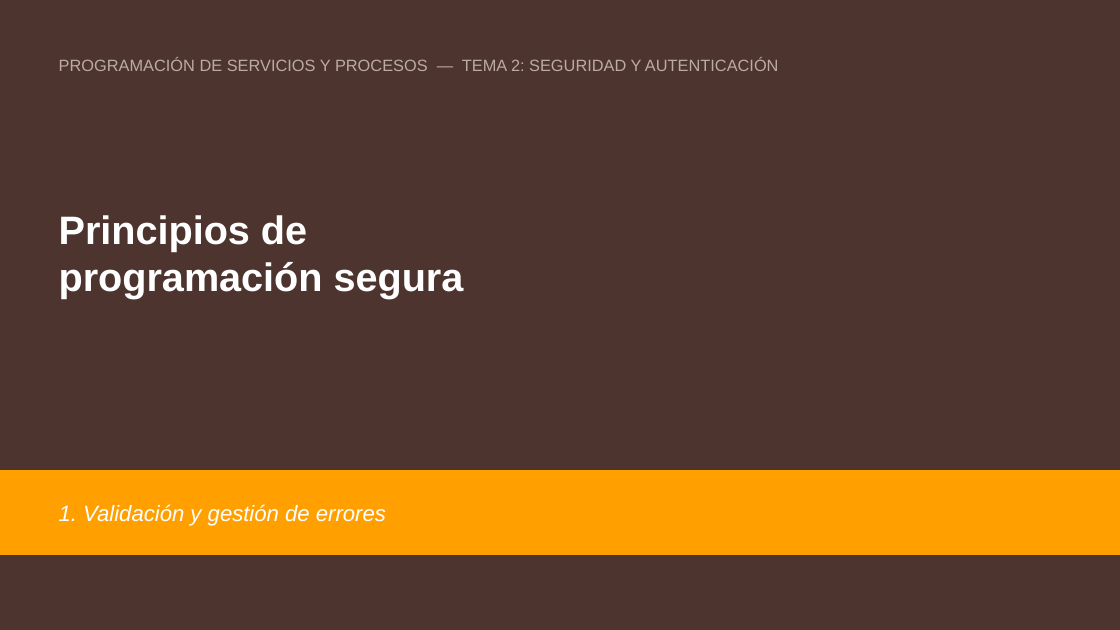
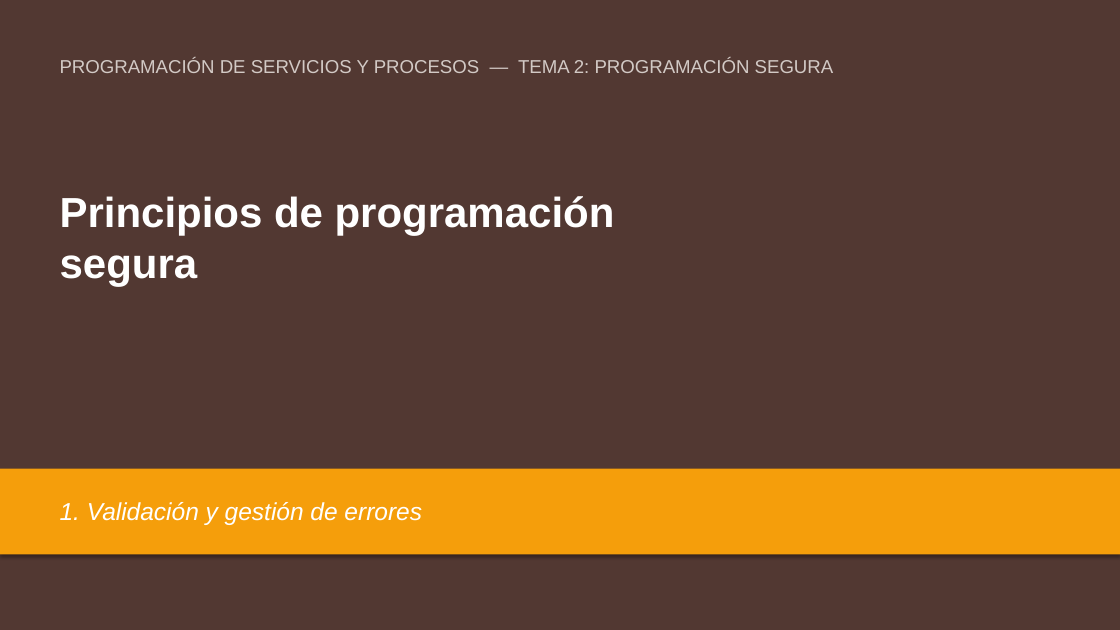
Before and after one commit to aitorventura/programacion-servicios-procesos, a slide deck: slide 1 of docs/tema2/diapositivas/principios-programacion-segura.pptx. Drawn at 1120x630 pixels with LibreOffice and Linux fonts; fonts in the diff are those of the drawing. Boxes give left, top, right and bottom in pixels: in the first picture for what was removed or moved away, otherwise in the second. Text is boxed around its words. In the diff, an @@ line names an element or a change of style, - is before the commit and + after.

Commit message:
primeras sesiones de tema 2

```diff
--- a/docs/tema2/diapositivas/principios-programacion-segura.pptx
+++ b/docs/tema2/diapositivas/principios-programacion-segura.pptx
@@ background #4E342E to #523832 @@
@@ text "PROGRAMACIÓN DE SERVICIOS Y PROCESOS ..." at bbox=[60, 58, 834, 73]: vertical alignment middle to top @@
@@ text at bbox=[60, 58, 834, 73]: text changed; size 14 to 16 pt; text colour #BCAAA4 to #D2C9C5 @@
-PROGRAMACIÓN DE SERVICIOS Y PROCESOS — TEMA 2: SEGURIDAD Y AUTENTICACIÓN
+PROGRAMACIÓN DE SERVICIOS Y PROCESOS — TEMA 2: PROGRAMACIÓN SEGURA
@@ text "Principios de programación segura" at bbox=[60, 196, 615, 286]: vertical alignment middle to top @@
@@ text at bbox=[60, 196, 615, 286]: text changed; size 34 to 36 pt @@
-Principios de
-programación segura
+Principios de programación
+segura
@@ rectangle at bbox=[0, 469, 1120, 555]: fill #FFA000 to #F59E0B; outline #FFA000 1 pt to none; shadow on @@
@@ text "1. Validación y gestión de ..." at bbox=[60, 502, 422, 525]: size 19 to 21 pt; vertical alignment middle to top @@
```
Also in this commit, not shown: 4 other slides changed, 8 slides added, 24 slides removed, 17 other files.
